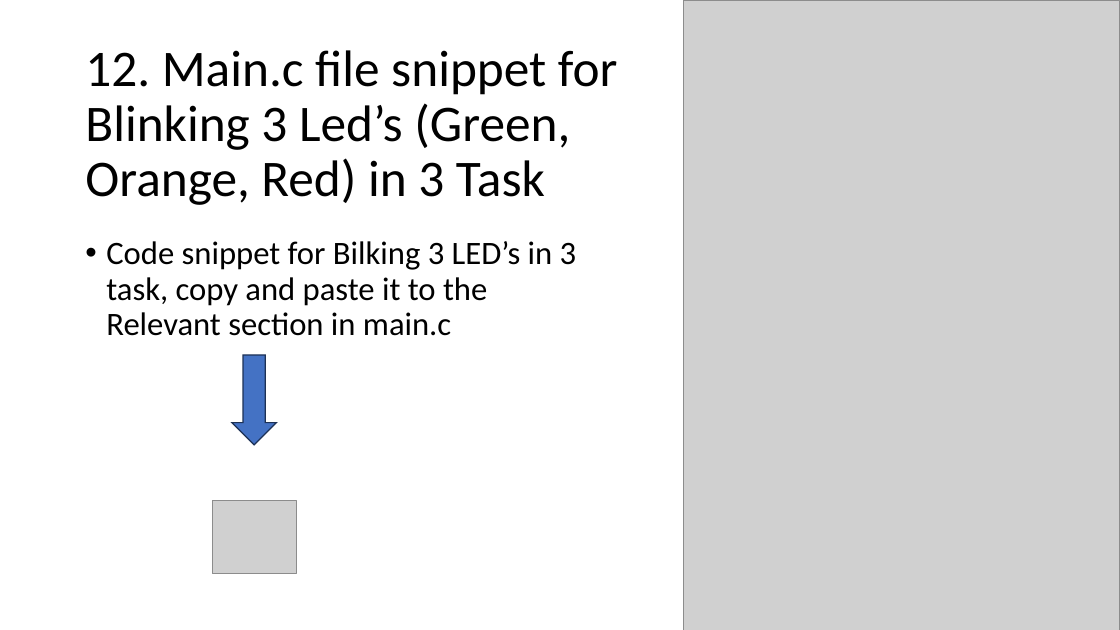
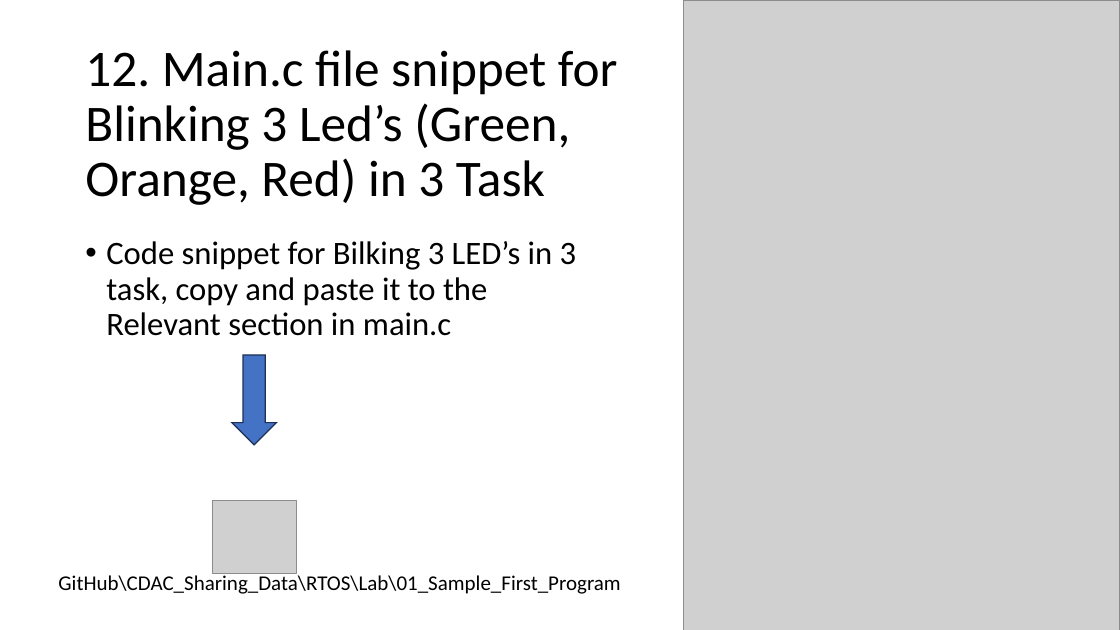
Before and after one commit to PG-DESD/CDAC_Sharing_Data, a slide deck: slide 16 of RTOS/Lab/Environment_Setup_FreeRTOS_Lab.pptx. Drawn at 1120x630 pixels with LibreOffice and Linux fonts; fonts in the diff are those of the drawing; grey boxes stand for pictures. Boxes give left, top, right and bottom in pixels: in the first picture for what was removed or moved away, otherwise in the second. Text is boxed around its words. In the diff, an @@ line names an element or a change of style, - is before the commit and + after.

Commit message:
Updated Slides

```diff
--- a/RTOS/Lab/Environment_Setup_FreeRTOS_Lab.pptx
+++ b/RTOS/Lab/Environment_Setup_FreeRTOS_Lab.pptx
@@ text added at (x1=58, y1=573, x2=620, y2=594), 18 pt, text #000000 @@
+GitHub\CDAC_Sharing_Data\RTOS\Lab\01_Sample_First_Program
```
Also in this commit, not shown: 1 other file.
